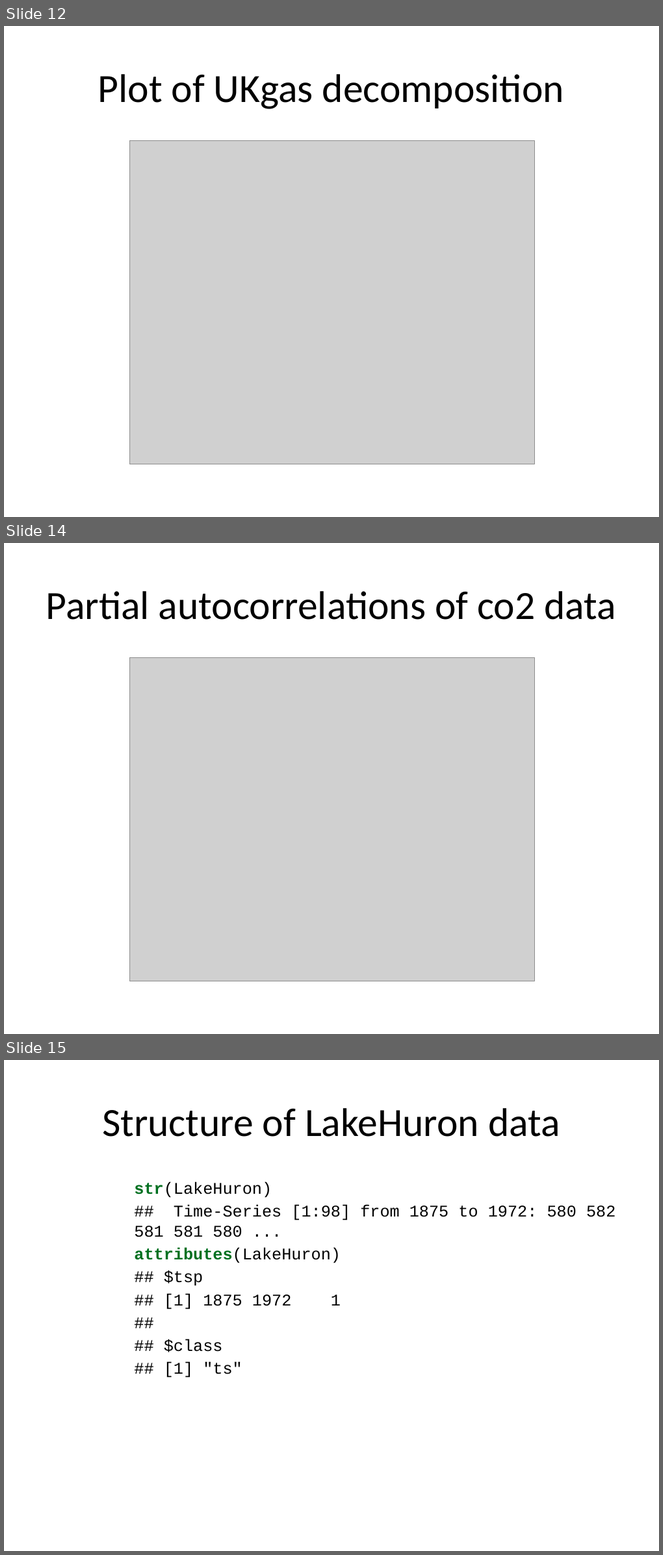
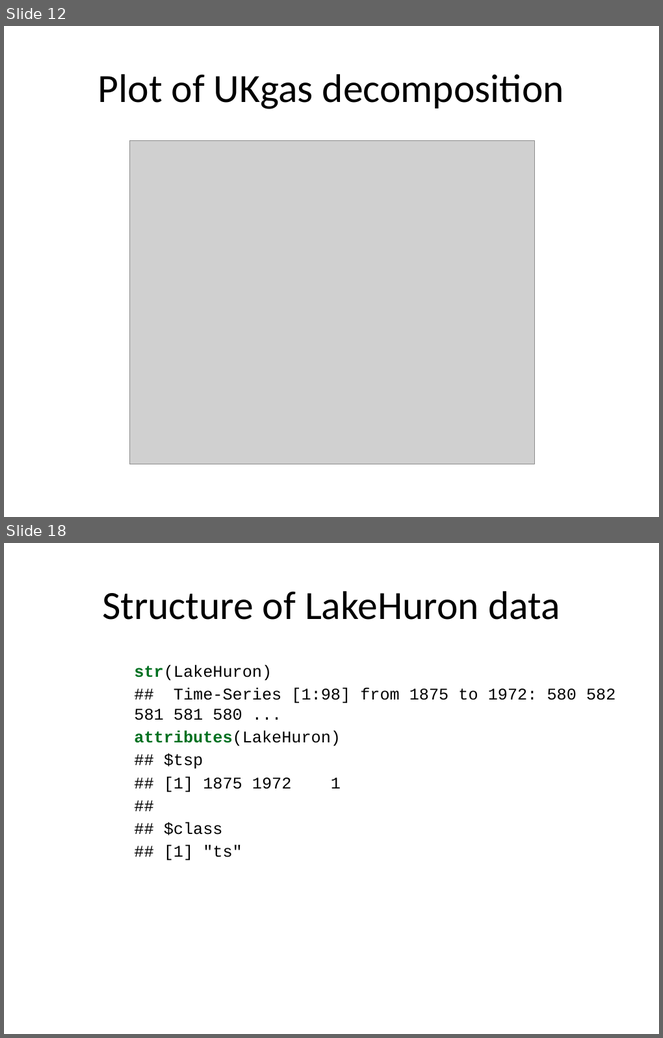
Before and after one commit to pmean/basic-time-series, a slide deck: src/basics.pptx. Shown one above the other, each under a label of ours: slides 12, 14 and 15 before the commit, slides 12 and 18 after it; the slides between them are not shown. The pictures are 663x1555 and 663x1038 pixels, drawn with LibreOffice and Linux fonts; fonts in the diff are those of the drawing; grey boxes stand for pictures. Boxes give left, top, right and bottom in pixels: in the first picture for what was removed or moved away, otherwise in the second. Text is boxed around its words. In the diff, an @@ line names an element or a change of style, - is before the commit and + after.

```diff
--- a/src/basics.pptx
+++ b/src/basics.pptx
@@ slide 14 removed at (4, 543, 659, 1034), background #FFFFFF @@
@@ title removed at (46, 591, 616, 620) @@
-Partial autocorrelations of co2 data
@@ picture removed at (130, 657, 534, 981) @@
@@ what was slide 15 is now slide 18 @@
```
Also in this commit, not shown: 3 slides changed, 6 slides added, 2 other files.
